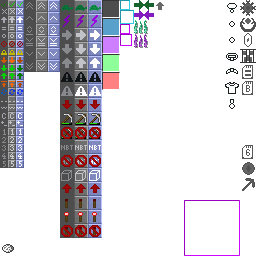
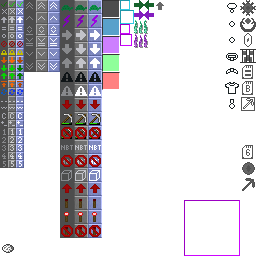
Layer changes from the first 256 × 256 image to the second:
painted on "Background" over left=241, top=97, right=255, bottom=111
